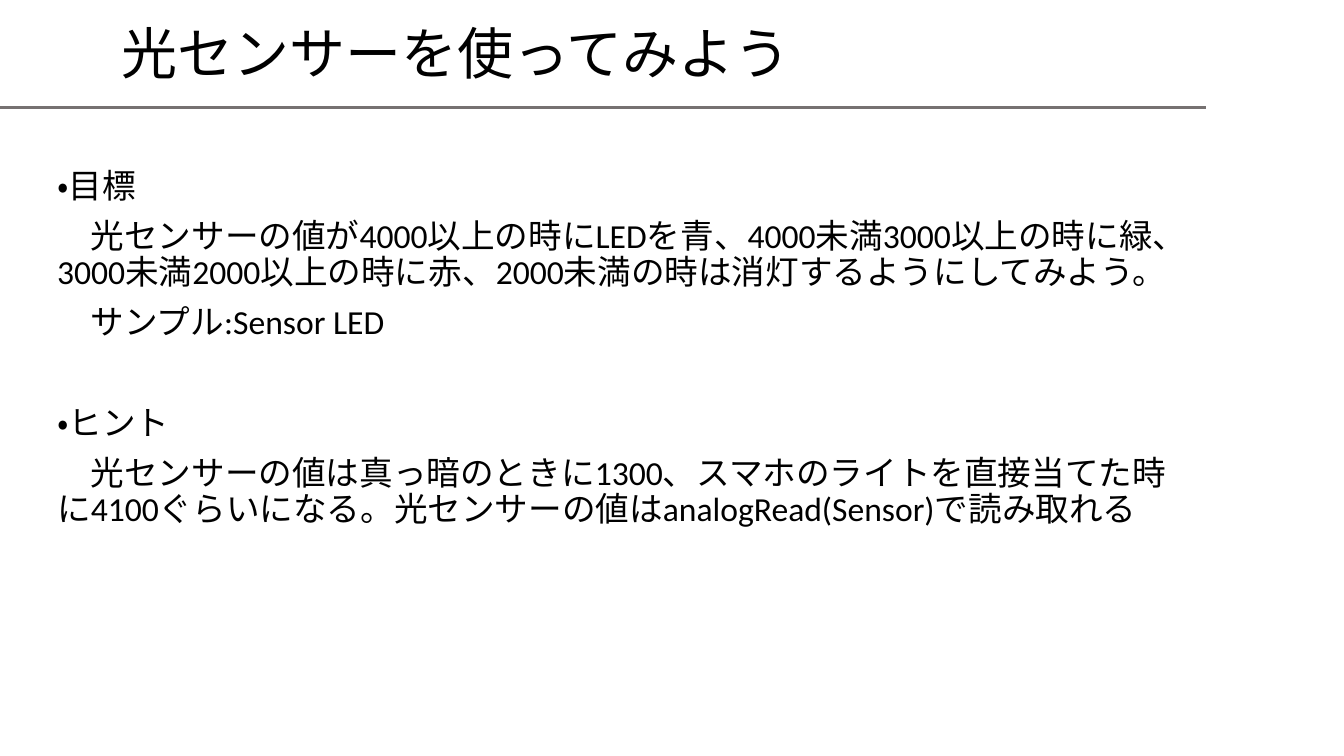
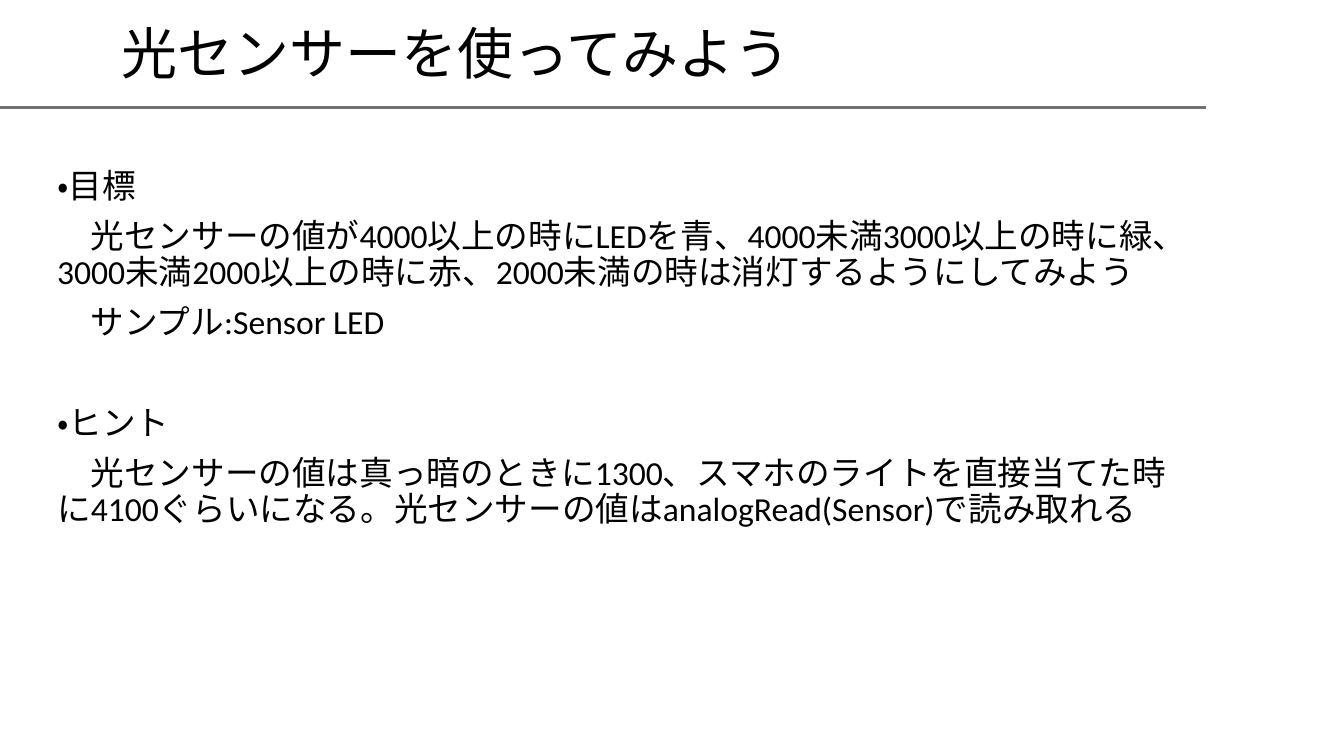
Before and after one commit to CREATE-ROCKET/Avi_Freshers_Welcome_Event_2026, a slide deck: slide 6 of Slide/2026新歓スライド(きたほしめぐり担当分).pptx. Drawn at 1344x756 pixels with LibreOffice and Linux fonts; fonts in the diff are those of the drawing; background and template pictures are left out. Boxes give left, top, right and bottom in pixels: in the first picture for what was removed or moved away, otherwise in the second. Text is boxed around its words. In the diff, an @@ line names an element or a change of style, - is before the commit and + after.

```diff
--- a/Slide/2026新歓スライド(きたほしめぐり担当分).pptx
+++ b/Slide/2026新歓スライド(きたほしめぐり担当分).pptx
@@ text at (57,219,1186,287): text changed @@
-光センサーの値が4000以上の時にLEDを青、4000未満3000以上の時に緑、3000未満2000以上の時に赤、2000未満の時は消灯するようにしてみよう。
+光センサーの値が4000以上の時にLEDを青、4000未満3000以上の時に緑、3000未満2000以上の時に赤、2000未満の時は消灯するようにしてみよう
```
Also in this commit, not shown: 1 other slide changed, 1 slide added, 36 other files.
